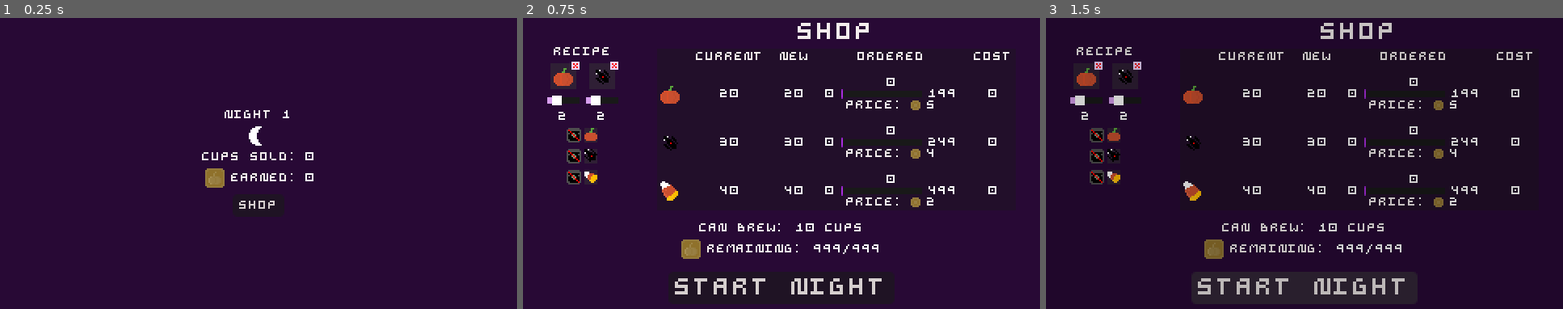
Above: before the commit, frames 1-3 (left to right).
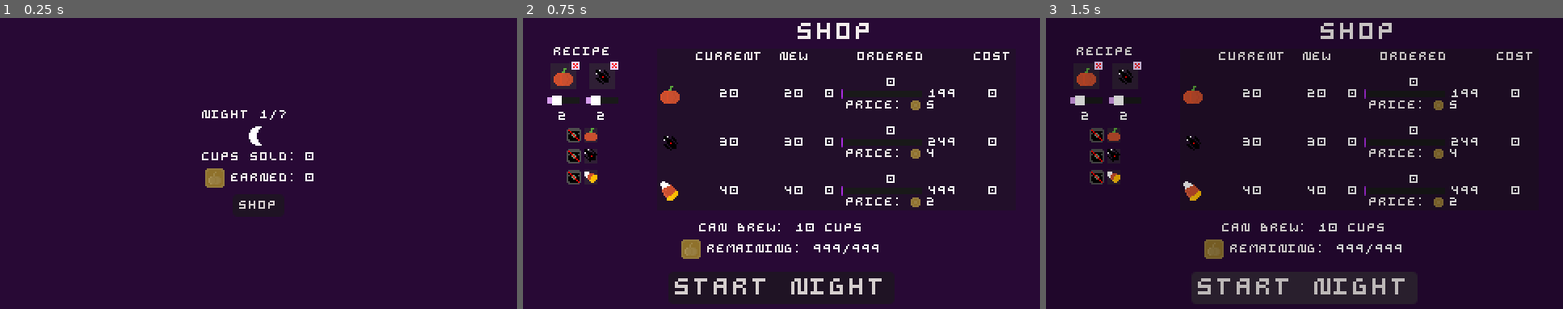
Above: after the commit, the same moments.

Repository: ehj37/Godot-Wild-Jam-92
Game: Godot game, scene res://scenes/night_transition_screen/night_transition_screen.tscn
Same seed, same stepped clock (60 frames per second), same inputs: the game is played once before the commit and once after it. This scene is started directly instead of the project's main scene. Sound files missing from this copy of the repository are replaced by a short silence.
Inputs:
- Up to frame 1 (0.25 s): no input
- Up to frame 2 (0.75 s): click "SHOP" at 0.5 s
- Up to frame 3 (1.5 s): click "START NIGHT" at 1.25 s

The runs differ from the first frame. In frame 1, 0.2% of the frame differs, in the area x 39-56%, y 31-35%; in frame 2, nothing differs; in frame 3, nothing differs.

Commit message:
Add end of game screen

Diff:
--- a/scenes/night_transition_screen/night_transition_screen.gd
+++ b/scenes/night_transition_screen/night_transition_screen.gd
@@ -20,7 +20,7 @@
 # PREVIOUS NIGHT SUMMARY
 @onready var _previous_night_summary: CenterContainer = $PreviousNightSummary
 @onready var _night_number_label: Label = get_node(
-	"PreviousNightSummary/VBoxContainer/NightDescriptorContainer/NightNumberLabel"
+	"PreviousNightSummary/VBoxContainer/NightDescriptorContainer/LabelContainer/NumberLabel"
 )
 @onready var _cups_sold_quantity_label: Label = get_node(
 	"PreviousNightSummary/VBoxContainer/StatsContainer/Quantities/CupsSoldLabel"
@@ -28,6 +28,8 @@
 @onready var _coins_earned_quantity_label: Label = get_node(
 	"PreviousNightSummary/VBoxContainer/StatsContainer/Quantities/CoinsEarnedLabel"
 )
+@onready var _shop_button: Button = $PreviousNightSummary/VBoxContainer/ShopButton
+@onready var _continue_button: Button = $PreviousNightSummary/VBoxContainer/ContinueButton
 # NEXT NIGHT SETUP
 @onready var _next_night_setup_container: CenterContainer = $NextNightSetupContainer
 @onready var _pumpkin_current_label: Label = get_node(
@@ -93,12 +95,36 @@
 @onready var _max_cups_quantity_label: Label = get_node(
 	_RESULTS_CONTAINER_BASE_PATH + "/MaxCupsContainer/MaxCupsQuantityLabel"
 )
+# END OF GAME
+@onready var _end_of_game_container: CenterContainer = $EndOfGameContainer
+@onready var _final_cups_sold_quantity_label: Label = get_node(
+	"EndOfGameContainer/VBoxContainer/CupsSoldContainer/CupsSoldQuantityLabel"
+)
+@onready var _final_coins_quantity_label: Label = get_node(
+	"EndOfGameContainer/VBoxContainer/FinalCoinsContainer/FinalCoinsQuantityLabel"
+)
 
 
 func _ready() -> void:
 	var night_number: int = TimeManager.get_night_number()
-	_night_number_label.text = "NIGHT " + str(night_number)
 	var night_stats: StatsManager.NightStats = StatsManager.get_night_stats(night_number)
+
+	_night_number_label.text = str(night_number)
+	if night_number < NightManager.MAX_NIGHT_NUMBER:
+		_shop_button.visible = true
+		_continue_button.visible = false
+	else:
+		_shop_button.visible = false
+		_continue_button.visible = true
+
+		var cups_sold: int = 0
+		for i: int in range(NightManager.MAX_NIGHT_NUMBER):
+			var night_stats_i: StatsManager.NightStats = StatsManager.get_night_stats(i)
+			cups_sold += night_stats_i.cups_sold
+
+		_final_cups_sold_quantity_label.text = str(cups_sold)
+		_final_coins_quantity_label.text = str(InventoryManager.get_coins())
+
 	_cups_sold_quantity_label.text = str(night_stats.cups_sold)
 	_coins_earned_quantity_label.text = str(night_stats.coins_earned)
 
@@ -126,6 +152,7 @@
 
 	_previous_night_summary.visible = true
 	_next_night_setup_container.visible = false
+	_end_of_game_container.visible = false
 
 	RecipeManager.recipe_changed.connect(
 		func() -> void: _max_cups_quantity_label.text = str(_get_max_cups())
@@ -172,6 +199,11 @@
 	_next_night_setup_container.visible = true
 
 
+func _on_continue_button_pressed() -> void:
+	_previous_night_summary.visible = false
+	_end_of_game_container.visible = true
+
+
 func _on_start_night_button_pressed() -> void:
 	for ingredient: RecipeManager.Ingredient in _current_order:
 		InventoryManager.change_coins(_get_order_cost())
--- a/scenes/night_transition_screen/night_transition_screen.tscn
+++ b/scenes/night_transition_screen/night_transition_screen.tscn
@@ -10,6 +10,7 @@
 [ext_resource type="PackedScene" uid="uid://djynefq222fka" path="res://scenes/night_transition_screen/ordered_widget/ordered_widget.tscn" id="8_pbtus"]
 [ext_resource type="PackedScene" uid="uid://c1cc3m0x0dym2" path="res://scenes/recipe_widget/recipe_widget.tscn" id="9_nn3cd"]
 [ext_resource type="PackedScene" uid="uid://cj7gg48qa5vm3" path="res://scenes/inventory_widget/inventory_slot.tscn" id="10_3fs7h"]
+[ext_resource type="PackedScene" uid="uid://db5jyn5c8xt40" path="res://scenes/reputation_widget/reputation_widget.tscn" id="11_pbtus"]
 
 [sub_resource type="StyleBoxFlat" id="StyleBoxFlat_3fs7h"]
 bg_color = Color(0.09803922, 0.09803922, 0.09803922, 0.39215687)
@@ -39,10 +40,22 @@
 [node name="NightDescriptorContainer" type="VBoxContainer" parent="PreviousNightSummary/VBoxContainer" unique_id=645385719]
 layout_mode = 2
 
-[node name="NightNumberLabel" type="Label" parent="PreviousNightSummary/VBoxContainer/NightDescriptorContainer" unique_id=838660820]
-layout_mode = 2
-size_flags_horizontal = 4
-text = "NIGHT 3"
+[node name="LabelContainer" type="HBoxContainer" parent="PreviousNightSummary/VBoxContainer/NightDescriptorContainer" unique_id=894667624]
+layout_mode = 2
+theme_override_constants/separation = 0
+
+[node name="NightLabel" type="Label" parent="PreviousNightSummary/VBoxContainer/NightDescriptorContainer/LabelContainer" unique_id=838660820]
+layout_mode = 2
+size_flags_horizontal = 4
+text = "NIGHT "
+
+[node name="NumberLabel" type="Label" parent="PreviousNightSummary/VBoxContainer/NightDescriptorContainer/LabelContainer" unique_id=603246487]
+layout_mode = 2
+text = "999"
+
+[node name="OutOfLabel" type="Label" parent="PreviousNightSummary/VBoxContainer/NightDescriptorContainer/LabelContainer" unique_id=1682751343]
+layout_mode = 2
+text = "/7"
 
 [node name="MoonIcon" parent="PreviousNightSummary/VBoxContainer/NightDescriptorContainer" unique_id=330198499 instance=ExtResource("3_omq0l")]
 layout_mode = 2
@@ -92,7 +105,13 @@
 size_flags_horizontal = 4
 text = "SHOP"
 
+[node name="ContinueButton" type="Button" parent="PreviousNightSummary/VBoxContainer" unique_id=913271503]
+layout_mode = 2
+size_flags_horizontal = 4
+text = "CONTINUE"
+
 [node name="NextNightSetupContainer" type="CenterContainer" parent="." unique_id=623462503]
+visible = false
 custom_minimum_size = Vector2(320, 180)
 layout_mode = 0
 offset_right = 40.0
@@ -359,7 +378,69 @@
 theme_override_font_sizes/font_size = 12
 text = "START NIGHT"
 
+[node name="EndOfGameContainer" type="CenterContainer" parent="." unique_id=525341748]
+custom_minimum_size = Vector2(320, 180)
+layout_mode = 0
+offset_right = 40.0
+offset_bottom = 40.0
+
+[node name="VBoxContainer" type="VBoxContainer" parent="EndOfGameContainer" unique_id=1190956849]
+layout_mode = 2
+theme_override_constants/separation = 8
+
+[node name="ThankYouLabel" type="Label" parent="EndOfGameContainer/VBoxContainer" unique_id=352977740]
+layout_mode = 2
+text = "THANK YOU FOR PLAYING
+ESP AND ESPRESSO"
+horizontal_alignment = 1
+
+[node name="MoonIcon" parent="EndOfGameContainer/VBoxContainer" unique_id=1595325181 instance=ExtResource("3_omq0l")]
+layout_mode = 2
+size_flags_horizontal = 4
+
+[node name="FinalStatsLabel" type="Label" parent="EndOfGameContainer/VBoxContainer" unique_id=1110099383]
+layout_mode = 2
+text = "FINAL STATS"
+horizontal_alignment = 1
+
+[node name="CupsSoldContainer" type="HBoxContainer" parent="EndOfGameContainer/VBoxContainer" unique_id=355470149]
+layout_mode = 2
+theme_override_constants/separation = 0
+alignment = 1
+
+[node name="CupsSoldLabel" type="Label" parent="EndOfGameContainer/VBoxContainer/CupsSoldContainer" unique_id=728605019]
+layout_mode = 2
+text = "CUPS SOLD: "
+
+[node name="CupsSoldQuantityLabel" type="Label" parent="EndOfGameContainer/VBoxContainer/CupsSoldContainer" unique_id=2023301271]
+layout_mode = 2
+text = "999"
+
+[node name="FinalCoinsContainer" type="HBoxContainer" parent="EndOfGameContainer/VBoxContainer" unique_id=1325832026]
+layout_mode = 2
+theme_override_constants/separation = 0
+alignment = 1
+
+[node name="FinalLabel" type="Label" parent="EndOfGameContainer/VBoxContainer/FinalCoinsContainer" unique_id=1366507680]
+layout_mode = 2
+text = "FINAL "
+
+[node name="CoinIcon" parent="EndOfGameContainer/VBoxContainer/FinalCoinsContainer" unique_id=1008673484 instance=ExtResource("3_23mve")]
+layout_mode = 2
+
+[node name="ColonLabel" type="Label" parent="EndOfGameContainer/VBoxContainer/FinalCoinsContainer" unique_id=169404708]
+layout_mode = 2
+text = ": "
+
+[node name="FinalCoinsQuantityLabel" type="Label" parent="EndOfGameContainer/VBoxContainer/FinalCoinsContainer" unique_id=35833258]
+layout_mode = 2
+text = "999"
+
+[node name="ReputationWidget" parent="EndOfGameContainer/VBoxContainer" unique_id=29683973 instance=ExtResource("11_pbtus")]
+layout_mode = 2
+
 [connection signal="pressed" from="PreviousNightSummary/VBoxContainer/ShopButton" to="." method="_on_shop_button_pressed"]
+[connection signal="pressed" from="PreviousNightSummary/VBoxContainer/ContinueButton" to="." method="_on_continue_button_pressed"]
 [connection signal="quantity_changed" from="NextNightSetupContainer/VBoxContainer/UpperSectionContainer/ShopContainer/PanelContainer/IngredientContainer/OrderedColumn/PumpkinOrderedWidget" to="." method="_on_ordered_quantity_changed"]
 [connection signal="quantity_changed" from="NextNightSetupContainer/VBoxContainer/UpperSectionContainer/ShopContainer/PanelContainer/IngredientContainer/OrderedColumn/SpiderOrderedWidget" to="." method="_on_ordered_quantity_changed"]
 [connection signal="quantity_changed" from="NextNightSetupContainer/VBoxContainer/UpperSectionContainer/ShopContainer/PanelContainer/IngredientContainer/OrderedColumn/CornOrderedWidget" to="." method="_on_ordered_quantity_changed"]
--- a/scripts/night_manager.gd
+++ b/scripts/night_manager.gd
@@ -1,5 +1,6 @@
 extends Node
 
+const MAX_NIGHT_NUMBER: int = 7
 const CUSTOMER_DESPAWN_X: float = 360.0
 const ORDER_WINDOW_POSITION: Vector2 = Vector2(140, 132)
 const ORDER_WINDOW_MAX_X_VARIANCE: float = 10.0
